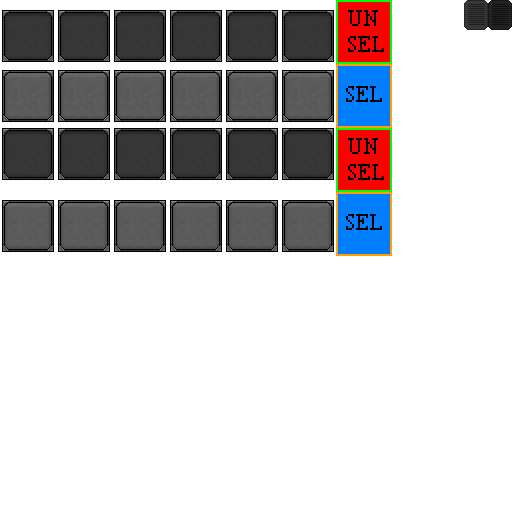
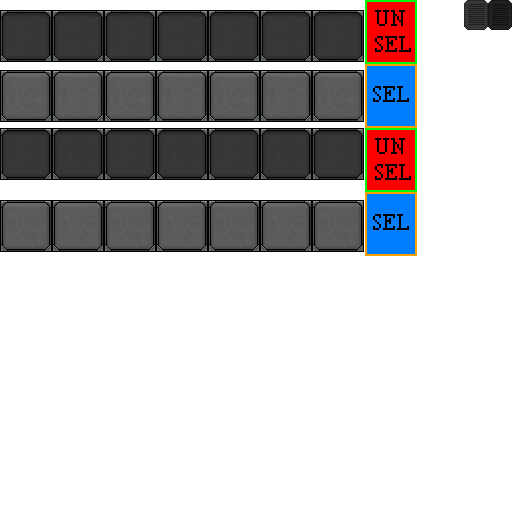
Comparing the layer stacks of the two 512px x 512px images. Changes:
painted on "SEL/UNSEL" over left=336, top=0, right=417, bottom=256
painted on "Outline" (1st of 14, in "Creatve Tabs" › "Tabs" › "Top" › "1") over left=0, top=10, right=54, bottom=122
painted on "Outline" (2nd of 14, in "Creatve Tabs" › "Tabs" › "Top" › "2") over left=52, top=10, right=110, bottom=122
painted on "Outline" (3rd of 14, in "Creatve Tabs" › "Tabs" › "Top" › "3") over left=104, top=10, right=166, bottom=122
painted on "Outline" (4th of 14, in "Creatve Tabs" › "Tabs" › "Top" › "4") over left=156, top=10, right=222, bottom=122
painted on "Outline" (5th of 14, in "Creatve Tabs" › "Tabs" › "Top" › "5") over left=208, top=10, right=278, bottom=122
painted on "Outline" (6th of 14, in "Creatve Tabs" › "Tabs" › "Top" › "6") over left=260, top=10, right=334, bottom=122
painted on "Outline" (8th of 14, in "Creatve Tabs" › "Tabs" › "Bottom" › "1") over left=0, top=128, right=54, bottom=252
painted on "Outline" (9th of 14, in "Creatve Tabs" › "Tabs" › "Bottom" › "2") over left=52, top=128, right=110, bottom=252
painted on "Outline" (10th of 14, in "Creatve Tabs" › "Tabs" › "Bottom" › "3") over left=104, top=128, right=166, bottom=252
painted on "Outline" (11th of 14, in "Creatve Tabs" › "Tabs" › "Bottom" › "4") over left=156, top=128, right=222, bottom=252
painted on "Outline" (12th of 14, in "Creatve Tabs" › "Tabs" › "Bottom" › "5") over left=208, top=128, right=278, bottom=252
painted on "Outline" (13th of 14, in "Creatve Tabs" › "Tabs" › "Bottom" › "6") over left=260, top=128, right=334, bottom=252
added group "7" (2nd of 2, in "Creatve Tabs" › "Tabs" › "Bottom") with 3 layers in group "Bottom" over left=312, top=128, right=364, bottom=252
added layer "Outline" (14th of 14, in "Creatve Tabs" › "Tabs" › "Bottom" › "7") in group "7" over left=312, top=128, right=364, bottom=252
…and 30 more changes (6 added, 24 moved_by)
